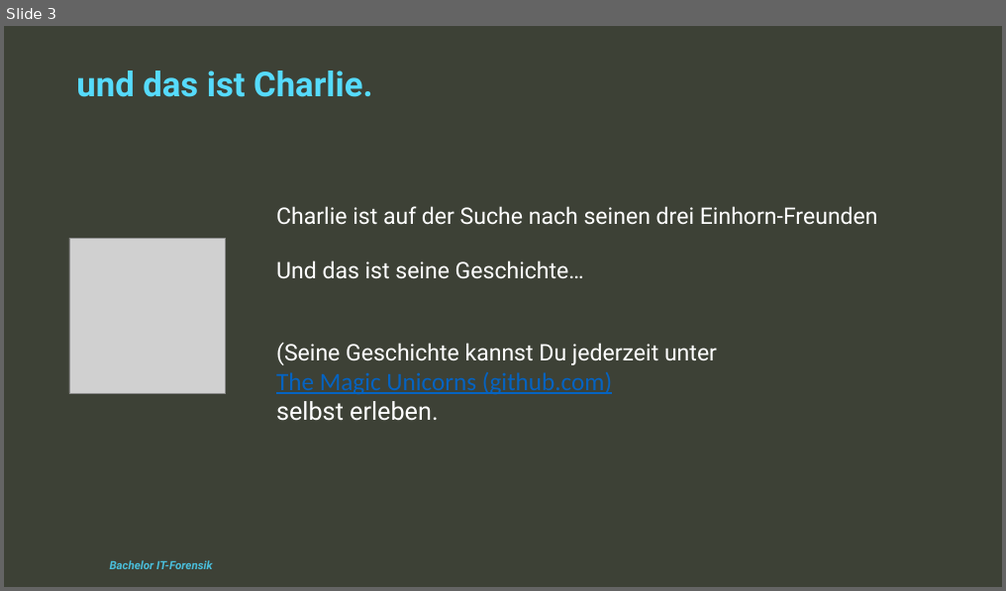
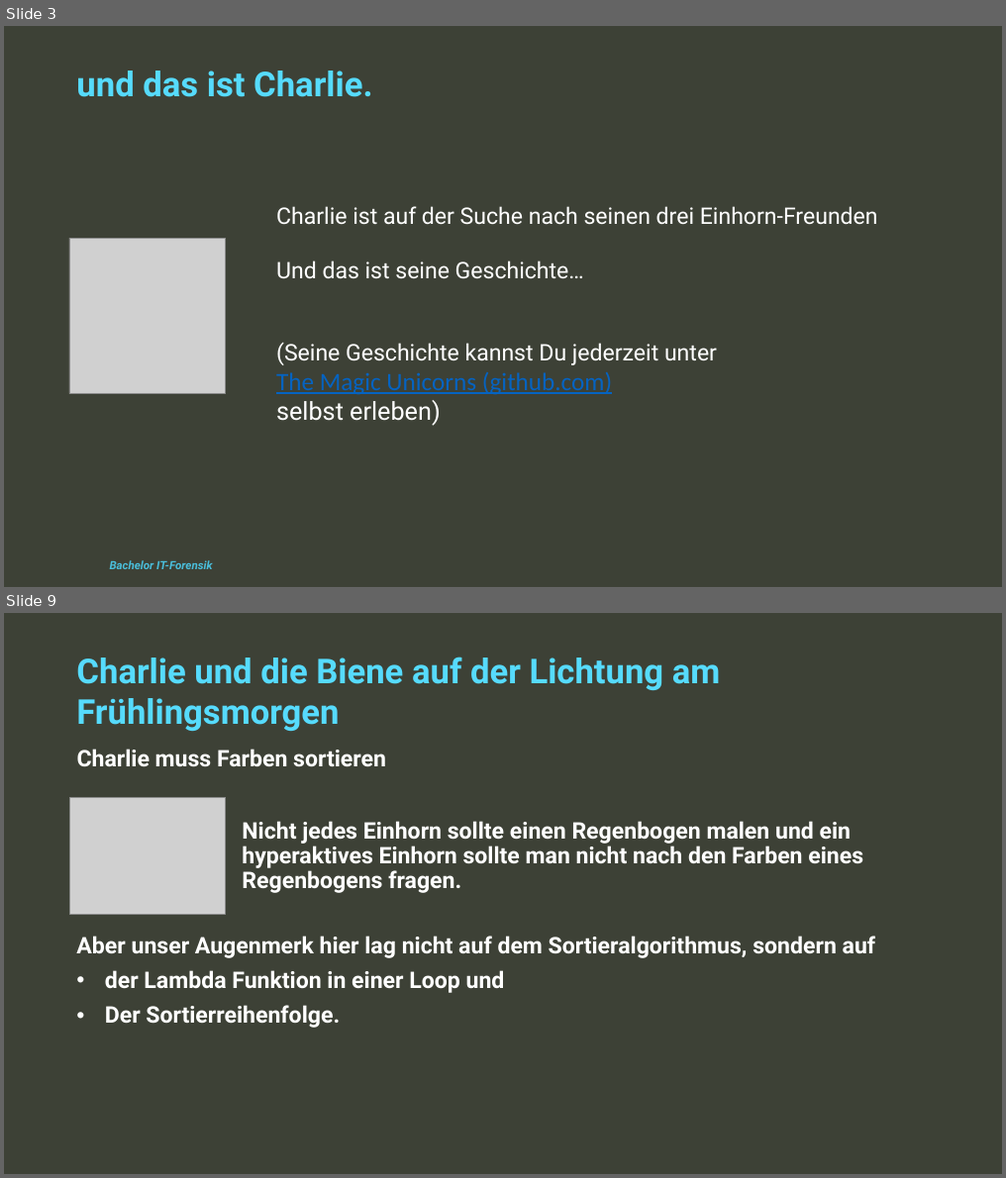
Before and after one commit to The-Magic-Unicorns/pythonescaperoom, a slide deck: TheStory/ProgrammierungII_Gruppe6Mün_EscapeRoom_Präsentation.pptx. Shown one above the other, each under a label of ours: slide 3 before the commit, slides 3 and 9 after it; the slides between them are not shown. The pictures are 1006x591 and 1006x1178 pixels, drawn with LibreOffice and Linux fonts; fonts in the diff are those of the drawing; grey boxes stand for pictures; background and template pictures are left out. Boxes give left, top, right and bottom in pixels: in the first picture for what was removed or moved away, otherwise in the second. Text is boxed around its words. In the diff, an @@ line names an element or a change of style, - is before the commit and + after.

Commit message:
Unsere Präsentation

```diff
--- a/TheStory/ProgrammierungII_Gruppe6Mün_EscapeRoom_Präsentation.pptx
+++ b/TheStory/ProgrammierungII_Gruppe6Mün_EscapeRoom_Präsentation.pptx
@@ slide 9 added at (4, 613, 1002, 1174), background #3D4136 @@
@@ text added at (76, 657, 721, 731), 33 pt, text #56DBFD, bold @@
+Charlie und die Biene auf der Lichtung am Frühlingsmorgen
@@ text added at (77, 749, 386, 766), 22 pt, text #FFFFFF, bold @@
+Charlie muss Farben sortieren
@@ picture added at (69, 797, 225, 914) @@
@@ text added at (242, 821, 863, 893), 22 pt, text #FFFFFF, bold @@
+Nicht jedes Einhorn sollte einen Regenbogen malen und ein hyperaktives Einhorn sollte man nicht nach den Farben eines Regenbogens fragen.
@@ text added at (76, 936, 876, 1028), 22 pt, text #FFFFFF, bold @@
+Aber unser Augenmerk hier lag nicht auf dem Sortieralgorithmus, sondern auf
+• der Lambda Funktion in einer Loop und
+• Der Sortierreihenfolge.
@@ slide 3 changed as well @@
@@ text at (276, 400, 441, 426): text changed @@
-selbst erleben.
+selbst erleben)
```
Also in this commit, not shown: 1 other slide changed, 11 other slides added, 2 slides removed.
